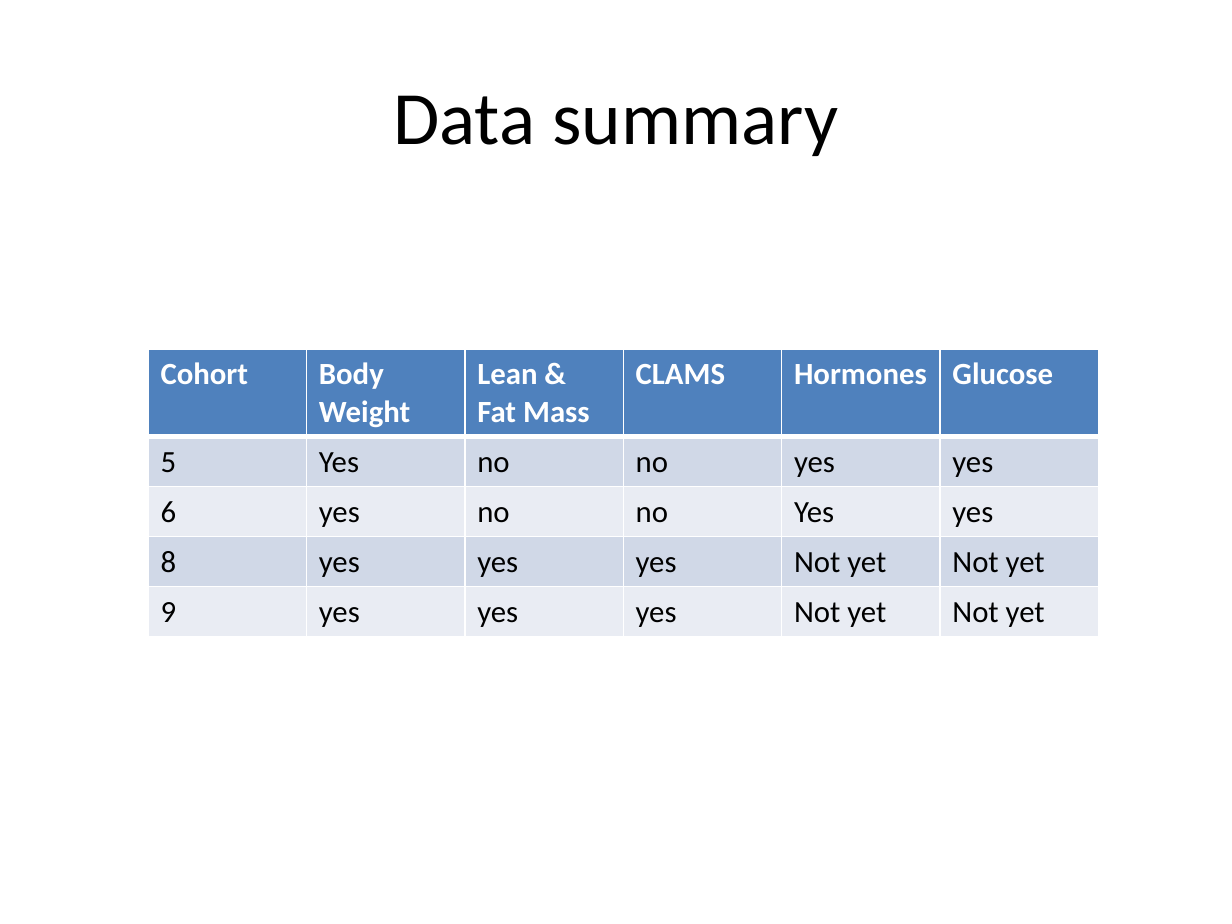
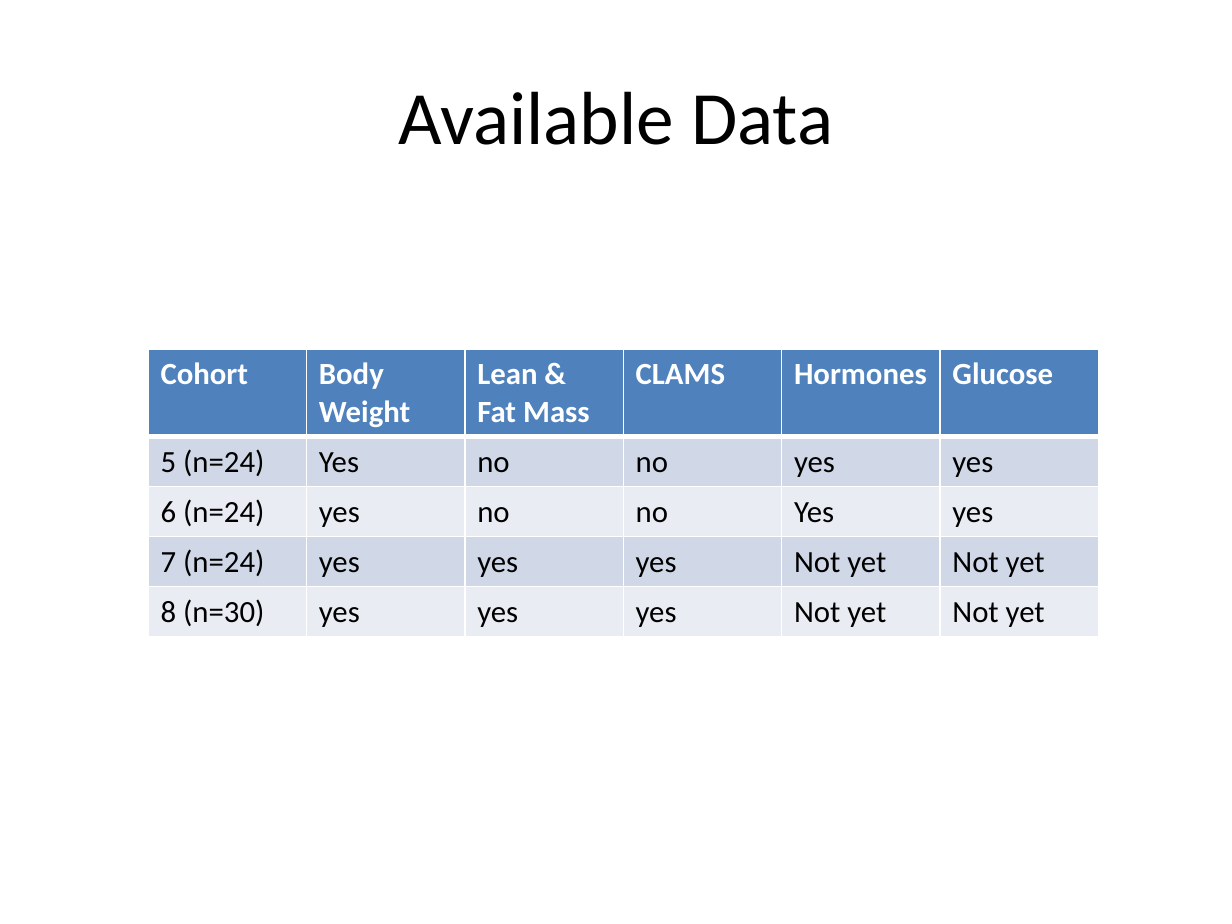
Before and after one commit to BridgesLab/PredictorsDietInducedObesity, a slide deck: slide 5 of ResultsSlides.pptx (slide 4 before the commit). Drawn at 1232x924 pixels with LibreOffice and Linux fonts; fonts in the diff are those of the drawing. Boxes give left, top, right and bottom in pixels: in the first picture for what was removed or moved away, otherwise in the second. Text is boxed around its words. In the diff, an @@ line names an element or a change of style, - is before the commit and + after.

```diff
--- a/ResultsSlides.pptx
+++ b/ResultsSlides.pptx
@@ title at bbox=[398, 91, 833, 145]: text changed @@
-Data summary
+Available Data
@@ table at bbox=[148, 349, 1101, 634] @@
-row 2, column 1: 5
+row 2, column 1: 5 (n=24)
-row 3, column 1: 6
+row 3, column 1: 6 (n=24)
-row 4, column 1: 8
+row 4, column 1: 7 (n=24)
-row 5, column 1: 9
+row 5, column 1: 8 (n=30)
```
Also in this commit, not shown: 1 other slide changed, 13 slides added.
